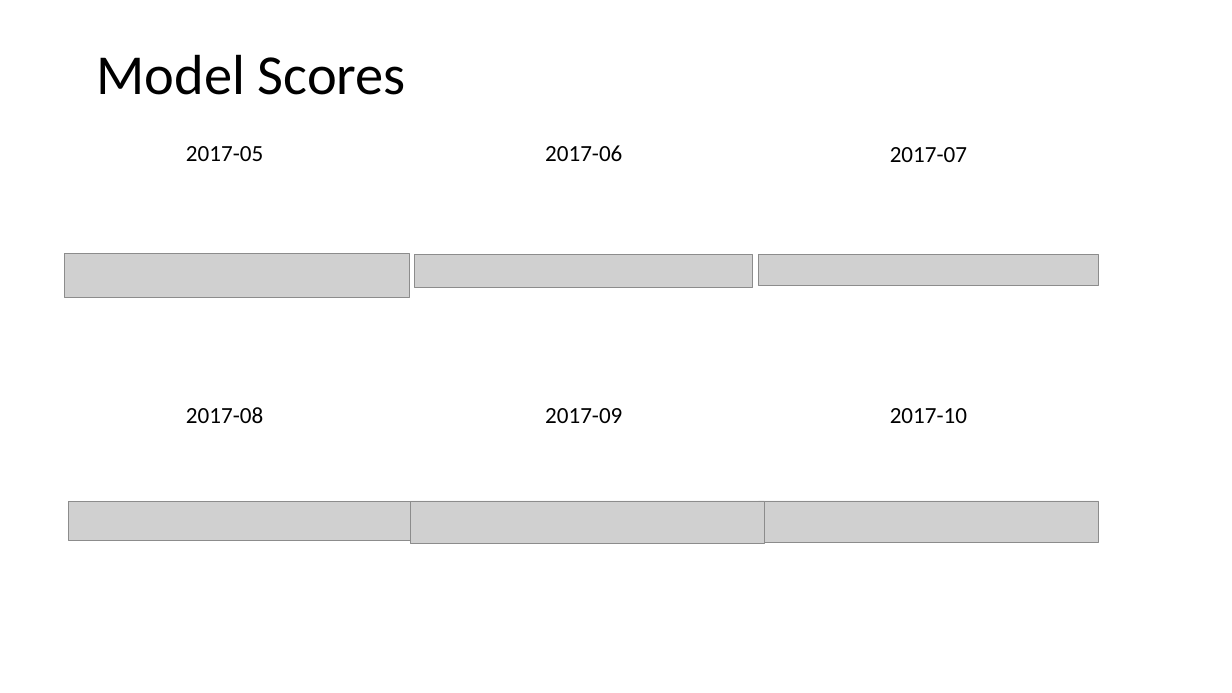
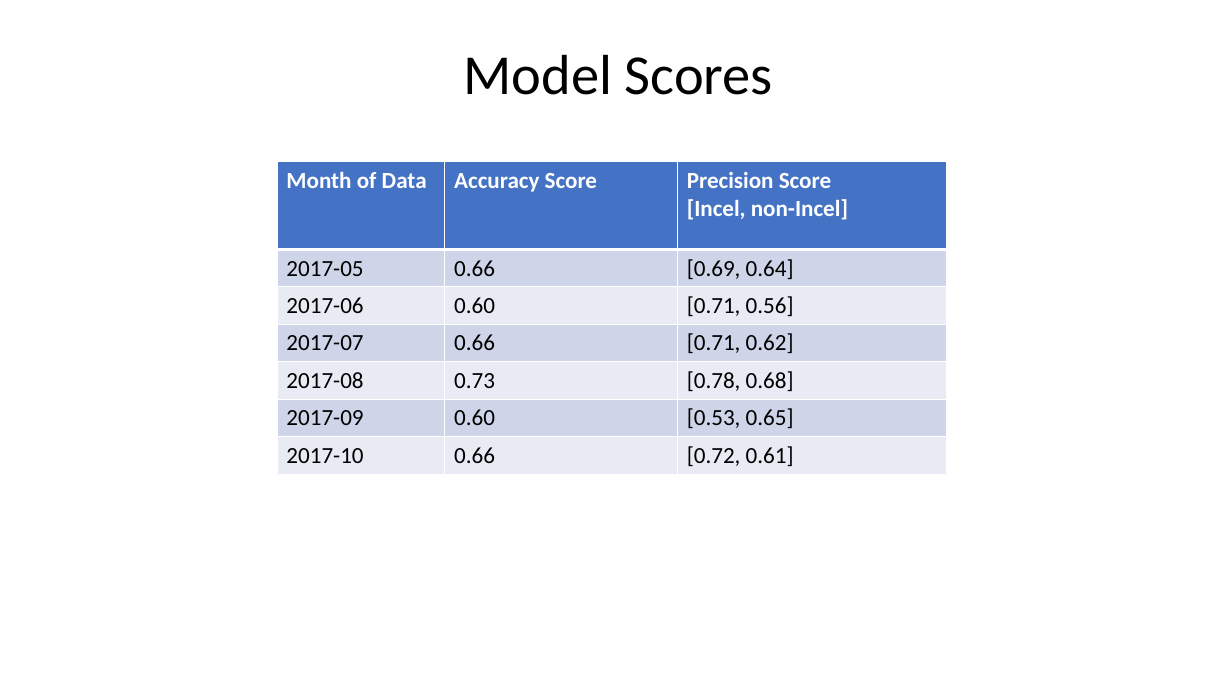
Before and after one commit to Spyrix/RedditUserClassification, a slide deck: slide 13 of Project_Presentation.pptx (slide 9 before the commit). Drawn at 1232x693 pixels with LibreOffice and Linux fonts; fonts in the diff are those of the drawing; grey boxes stand for pictures. Boxes give left, top, right and bottom in pixels: in the first picture for what was removed or moved away, otherwise in the second. Text is boxed around its words. In the diff, an @@ line names an element or a change of style, - is before the commit and + after.

```diff
--- a/Project_Presentation.pptx
+++ b/Project_Presentation.pptx
@@ title "Model Scores" at (463,54,773,95): alignment left to centre @@
@@ text removed at (186,146,263,161) @@
-2017-05
@@ text removed at (545,145,622,161) @@
-2017-06
@@ text removed at (890,147,967,162) @@
-2017-07
@@ table added at (277,162,948,474), 7 rows, 3 columns @@
+Month of Data | Accuracy Score | Precision Score / [Incel, non-Incel]
+2017-05 | 0.66 | [0.69, 0.64]
+2017-06 | 0.60 | [0.71, 0.56]
+2017-07 | 0.66 | [0.71, 0.62]
+2017-08 | 0.73 | [0.78, 0.68]
+2017-09 | 0.60 | [0.53, 0.65]
+2017-10 | 0.66 | [0.72, 0.61]
@@ picture removed at (65,253,409,298) @@
@@ picture removed at (415,254,753,287) @@
@@ picture removed at (759,254,1099,285) @@
@@ text removed at (186,407,263,423) @@
-2017-08
@@ text removed at (545,408,622,423) @@
-2017-09
@@ text removed at (890,408,967,423) @@
-2017-10
@@ picture removed at (68,501,410,541) @@
@@ picture removed at (410,501,764,543) @@
@@ picture removed at (759,501,1099,543) @@
```
Also in this commit, not shown: 9 other slides changed, 6 slides added, 4 slides removed, 3 other files.
